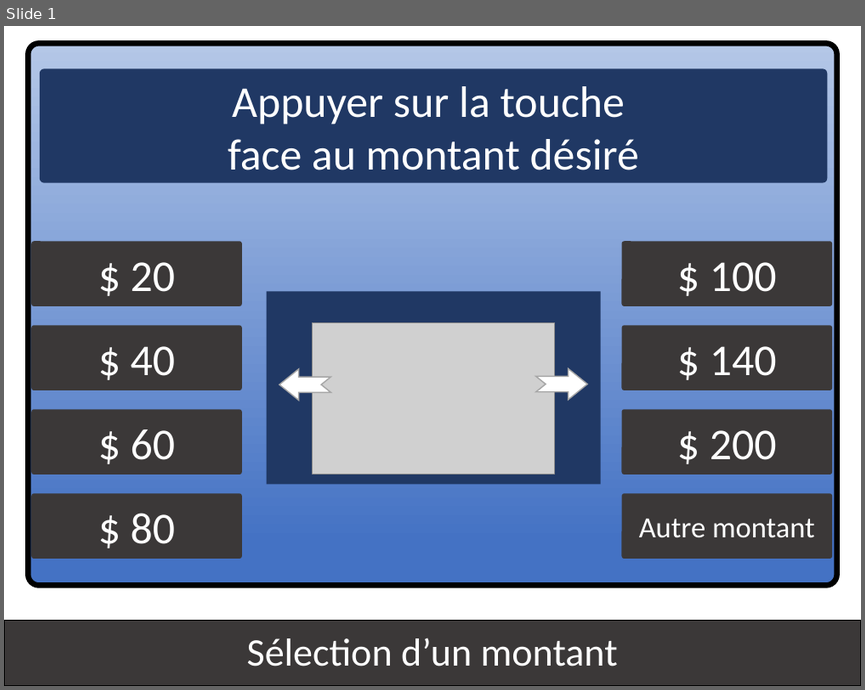
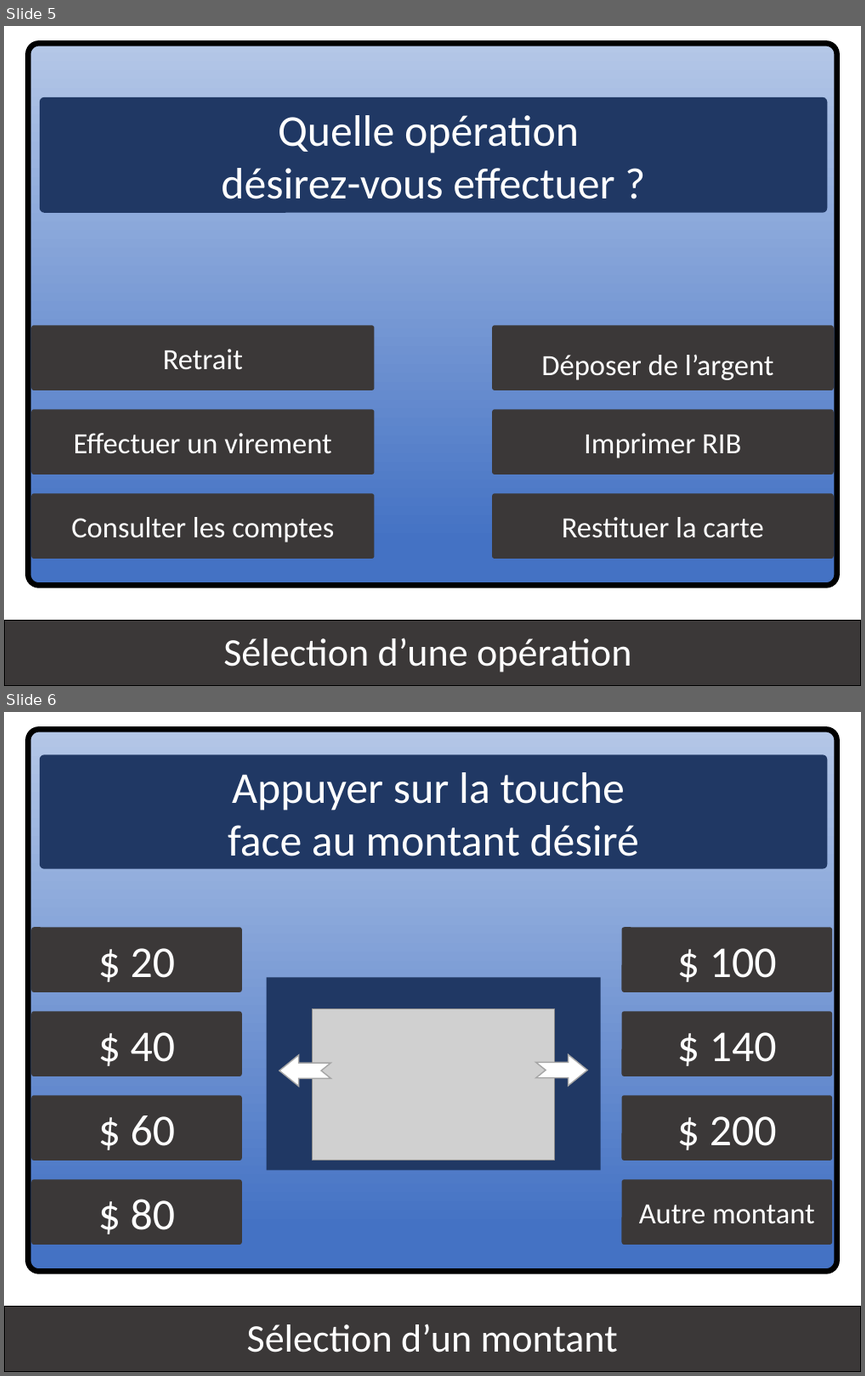
Before and after one commit to kyweez/CDA-15-APPLICATION-DESIGN, a slide deck: GAB/Version-aurelien/IHM-aurelien.pptx. Shown one above the other, each under a label of ours: slide 1 before the commit, slides 5 and 6 after it. The pictures are 865x690 and 865x1376 pixels, drawn with LibreOffice and Linux fonts; fonts in the diff are those of the drawing; grey boxes stand for pictures. Boxes give left, top, right and bottom in pixels: in the first picture for what was removed or moved away, otherwise in the second. Text is boxed around its words. In the diff, an @@ line names an element or a change of style, - is before the commit and + after.

```diff
--- a/GAB/Version-aurelien/IHM-aurelien.pptx
+++ b/GAB/Version-aurelien/IHM-aurelien.pptx
@@ slide 5 added at [4, 26, 861, 686], background #FFFFFF @@
@@ group added at [28, 44, 837, 587]: 8 rounded rectangles @@
+Quelle opération
+désirez-vous effectuer ?
+Retrait
+Effectuer un virement
+Consulter les comptes
+Déposer de l’argent
+Imprimer RIB
+Restituer la carte
@@ subtitle added at [4, 621, 861, 686], fill #3B3838, outline #000000 0.75 pt, 32 pt, text #FFFFFF @@
+Sélection d’une opération
@@ what was slide 1 is now slide 6 @@
```
Also in this commit, not shown: 7 other slides added, 1 other file.
